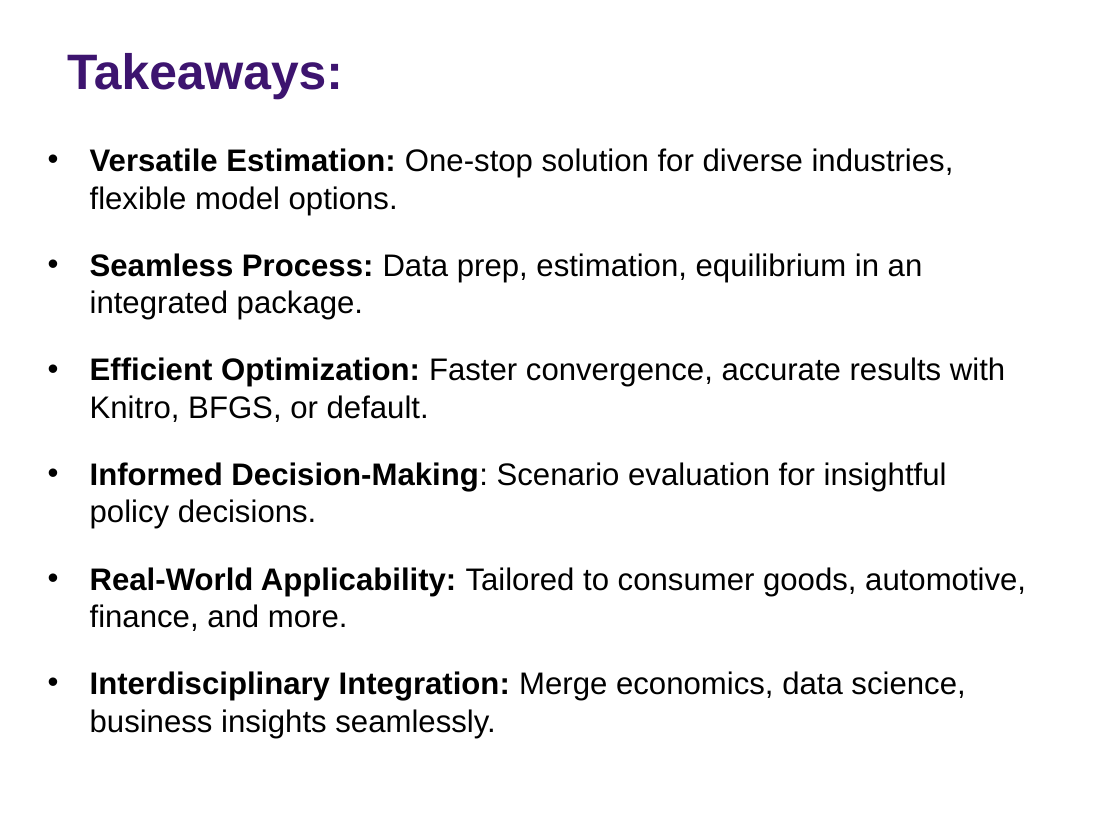
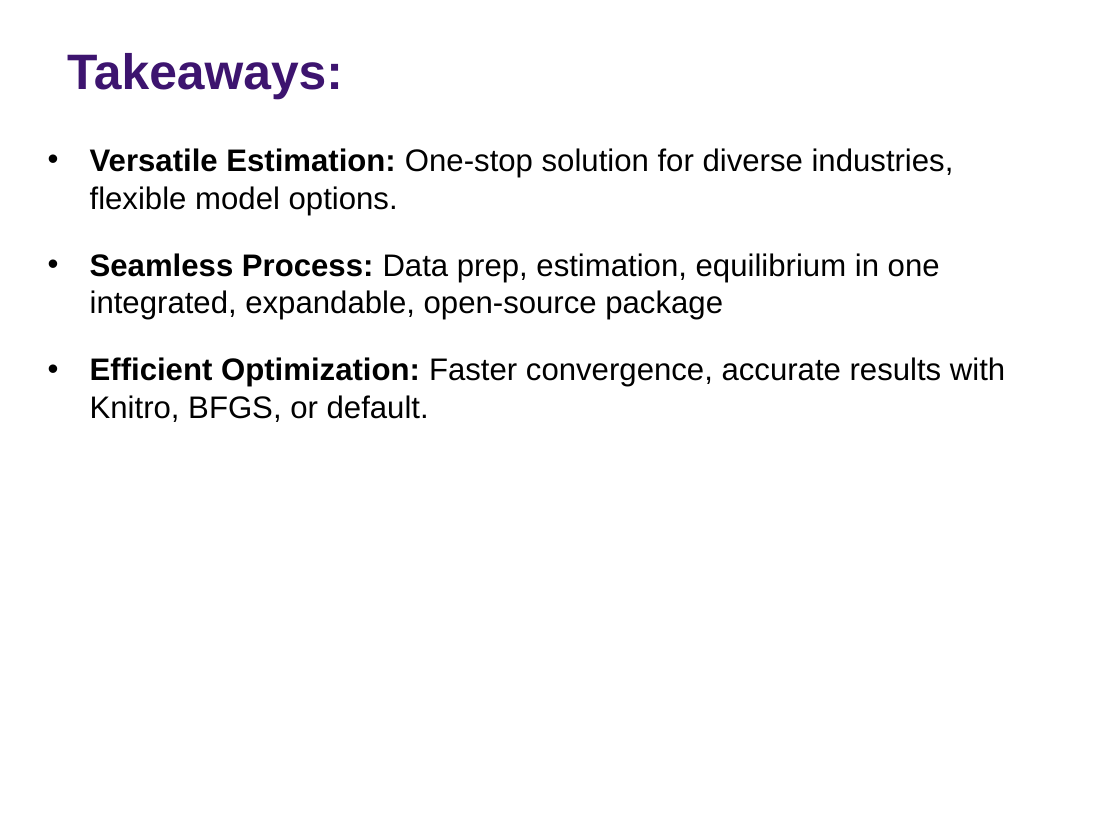
Before and after one commit to rs-kellogg/2023-phd-workshop, a slide deck: slide 19 of session-5-pyblp/Session 5 - PyBLP.pptx. Drawn at 1120x840 pixels with LibreOffice and Linux fonts; fonts in the diff are those of the drawing; background and template pictures are left out. Boxes give left, top, right and bottom in pixels: in the first picture for what was removed or moved away, otherwise in the second. Text is boxed around its words. In the diff, an @@ line names an element or a change of style, - is before the commit and + after.

```diff
--- a/session-5-pyblp/Session 5 - PyBLP.pptx
+++ b/session-5-pyblp/Session 5 - PyBLP.pptx
@@ text at [90, 253, 940, 319]: text changed @@
-• Seamless Process: Data prep, estimation, equilibrium in an integrated package.
+• Seamless Process: Data prep, estimation, equilibrium in one integrated, expandable, open-source package
@@ text at [90, 462, 1026, 700]: paragraphs removed @@
-• Informed Decision-Making: Scenario evaluation for insightful policy decisions.
-• Real-World Applicability: Tailored to consumer goods, automotive, finance, and more.
-• Interdisciplinary Integration: Merge economics, data science, business insights seamlessly.
```
Also in this commit, not shown: 5 other slides changed.
